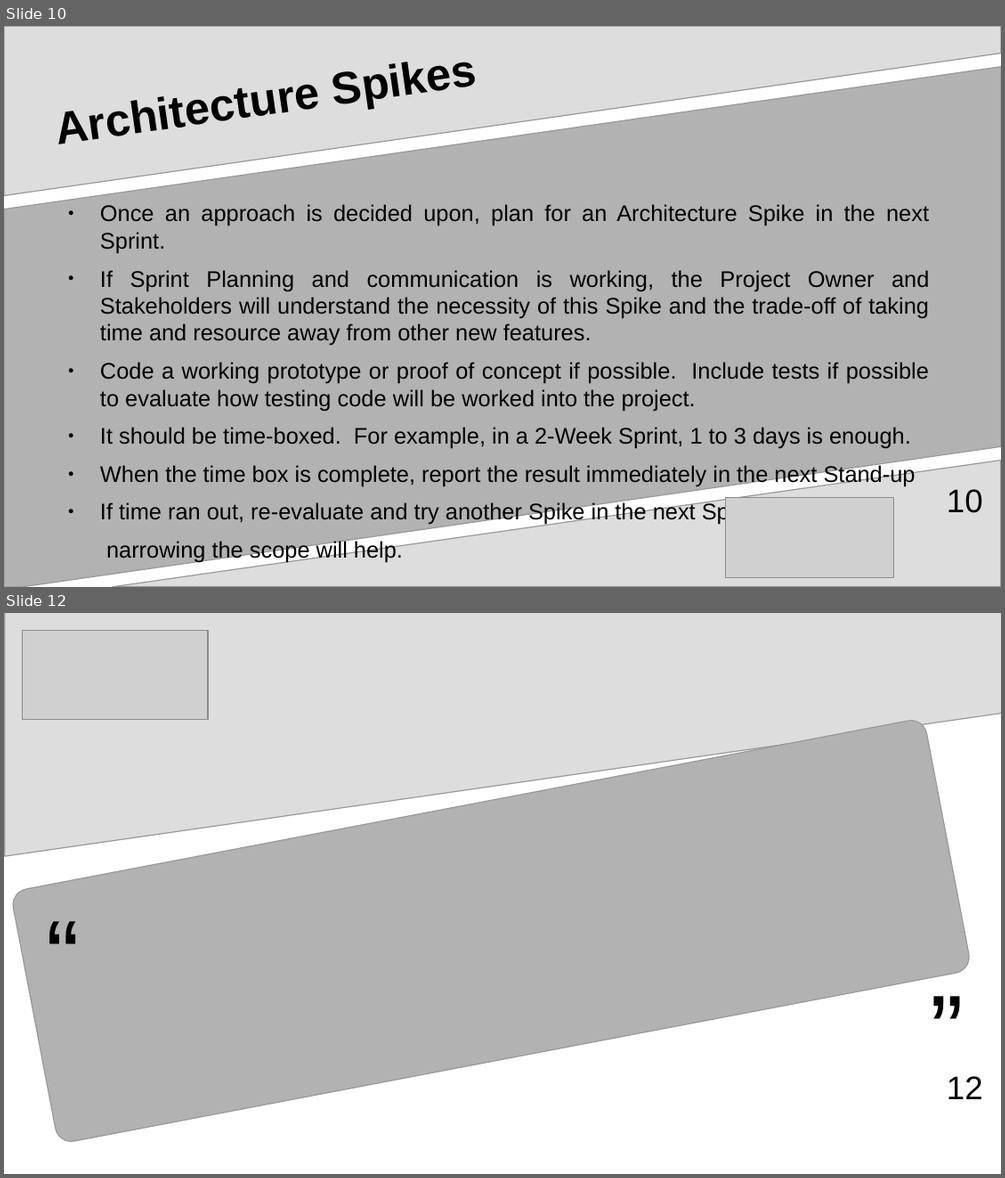
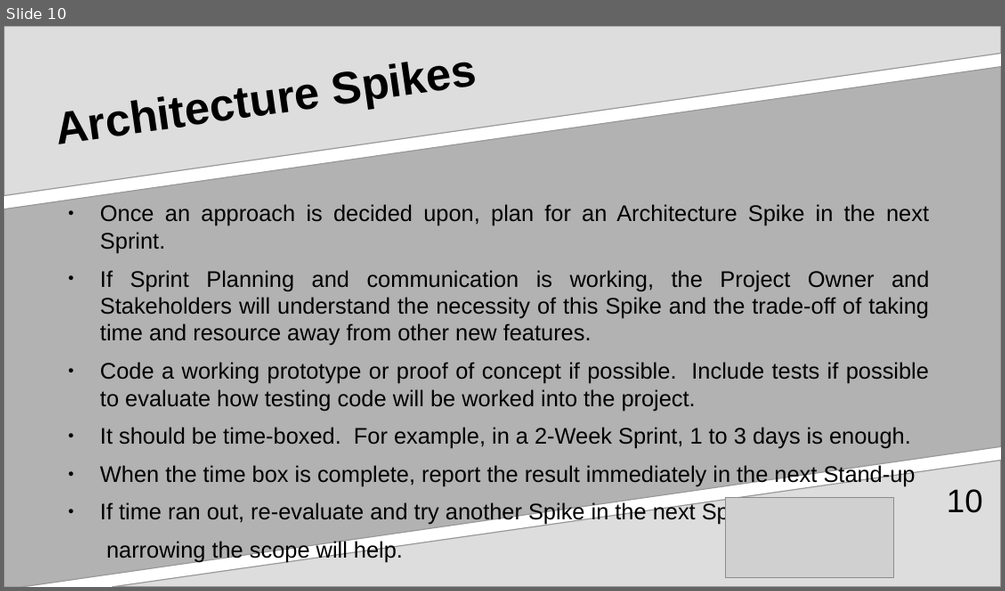
Before and after one commit to aventinesolutions/awsvsgcp-channel, a slide deck: ep001-ArchitectureDecisions/ep001-ArchitectureDecisions.odp. Shown one above the other, each under a label of ours: slides 10 and 12 before the commit, slide 10 after it; the slides between them are not shown. The pictures are 1005x1178 and 1005x591 pixels, drawn with LibreOffice and Linux fonts; fonts in the diff are those of the drawing; grey boxes stand for pictures. Boxes give left, top, right and bottom in pixels: in the first picture for what was removed or moved away, otherwise in the second. Text is boxed around its words. In the diff, an @@ line names an element or a change of style, - is before the commit and + after.

```diff
--- a/ep001-ArchitectureDecisions/ep001-ArchitectureDecisions.odp
+++ b/ep001-ArchitectureDecisions/ep001-ArchitectureDecisions.odp
@@ slide 12 removed at box(4, 613, 1001, 1174), background #FFFFFF @@
@@ freeform shape removed at box(5, 613, 1001, 856) @@
@@ picture removed at box(22, 631, 209, 720) @@
@@ rounded rectangle removed at box(11, 718, 972, 1144) @@
@@ text removed at box(31, 886, 95, 1007) @@
-“
@@ text removed at box(915, 961, 979, 1082) @@
-”
@@ page number removed at box(947, 1076, 983, 1099) @@
-12
```
Also in this commit, not shown: 7 slides changed, 3 slides added, 1 other file.
